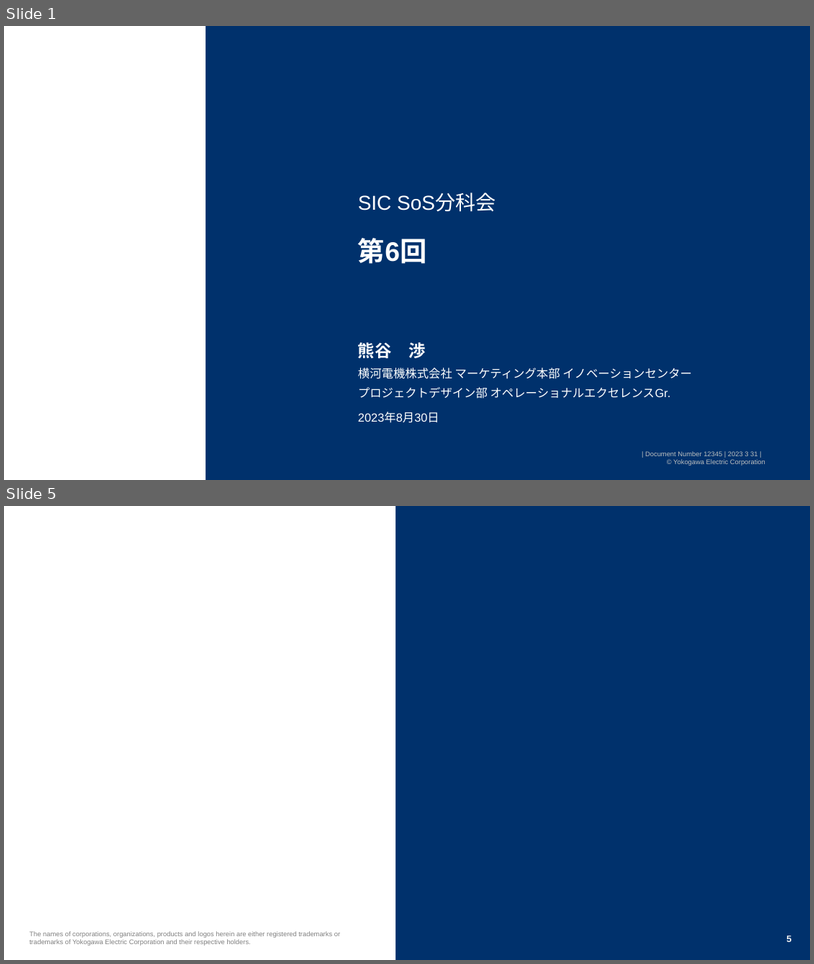
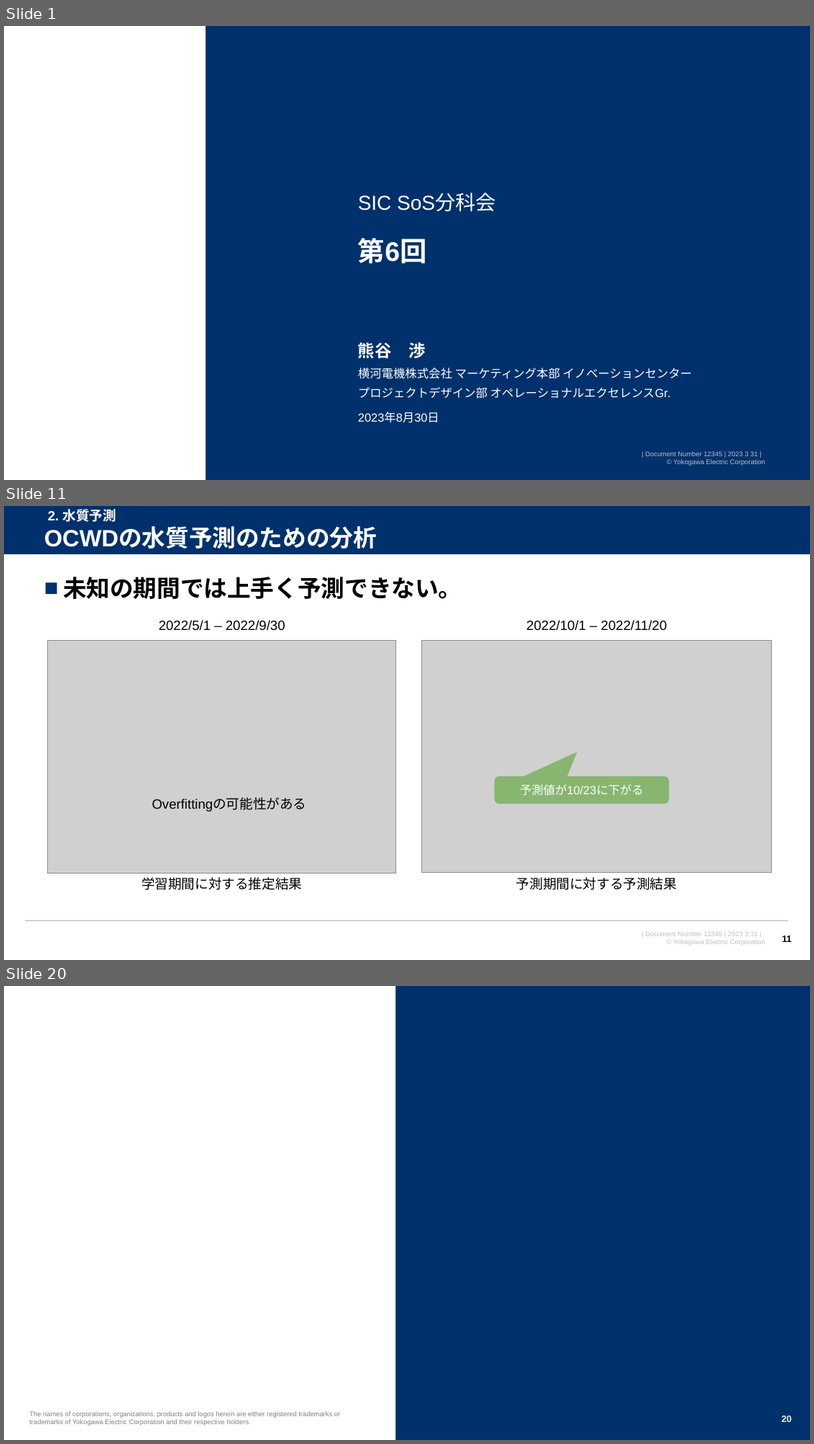
Before and after one commit to watarukumagai-git/opt, a slide deck: SoS/230830_SoS分科会6回_kuma_rev.0.pptx. Shown one above the other, each under a label of ours: slides 1 and 5 before the commit, slides 1, 11 and 20 after it; the slides between them are not shown. The pictures are 814x964 and 814x1444 pixels, drawn with LibreOffice and Linux fonts; fonts in the diff are those of the drawing; grey boxes stand for pictures; background and template pictures are left out. Boxes give left, top, right and bottom in pixels: in the first picture for what was removed or moved away, otherwise in the second. Text is boxed around its words. In the diff, an @@ line names an element or a change of style, - is before the commit and + after.

```diff
--- a/SoS/230830_SoS分科会6回_kuma_rev.0.pptx
+++ b/SoS/230830_SoS分科会6回_kuma_rev.0.pptx
@@ slide 11 added at bbox=[4, 506, 810, 960], background #FFFFFF; not listed: 1 template element that a slide beside it also shows @@
@@ rectangle added at bbox=[4, 506, 810, 555], fill #00316C @@
@@ text added at bbox=[48, 509, 116, 522], 16 pt, text #FFFFFF, bold @@
+2. 水質予測
@@ title added at bbox=[44, 528, 377, 548], 28 pt, text #FFFFFF, bold @@
+OCWDの水質予測のための分析
@@ line added from (4, 555) to (810, 555), #FFFFFF 0.75 pt @@
@@ text added at bbox=[63, 577, 463, 599], 28 pt, text #000000, bold @@
+■ 未知の期間では上手く予測できない。
@@ text added at bbox=[159, 620, 286, 631], 16 pt, text #000000 @@
+2022/5/1 – 2022/9/30
@@ text added at bbox=[527, 620, 667, 631], 16 pt, text #000000 @@
+2022/10/1 – 2022/11/20
@@ picture added at bbox=[47, 641, 396, 872] @@
@@ picture added at bbox=[422, 641, 772, 872] @@
@@ rounded speech box added at bbox=[494, 777, 669, 803], fill #76B059 at 80% opacity, 14 pt, text #FFFFFF @@
+予測値が10/23に下がる
@@ text added at bbox=[152, 798, 307, 811], 16 pt, text #000000 @@
+Overfittingの可能性がある
@@ text added at bbox=[142, 877, 302, 890], 16 pt, text #000000 @@
+学習期間に対する推定結果
@@ text added at bbox=[517, 877, 677, 890], 16 pt, text #000000 @@
+予測期間に対する予測結果
@@ line added from (25, 921) to (790, 921), #B2B2B2 1 pt @@
@@ page number added at bbox=[782, 935, 792, 942], 11 pt, text #000000, bold @@
+11
@@ what was slide 5 is now slide 20 @@
@@ page number at bbox=[782, 1415, 792, 1422]: text changed @@
-5
+20
```
Also in this commit, not shown: 4 slides changed, 17 other slides added, 2 slides removed.
